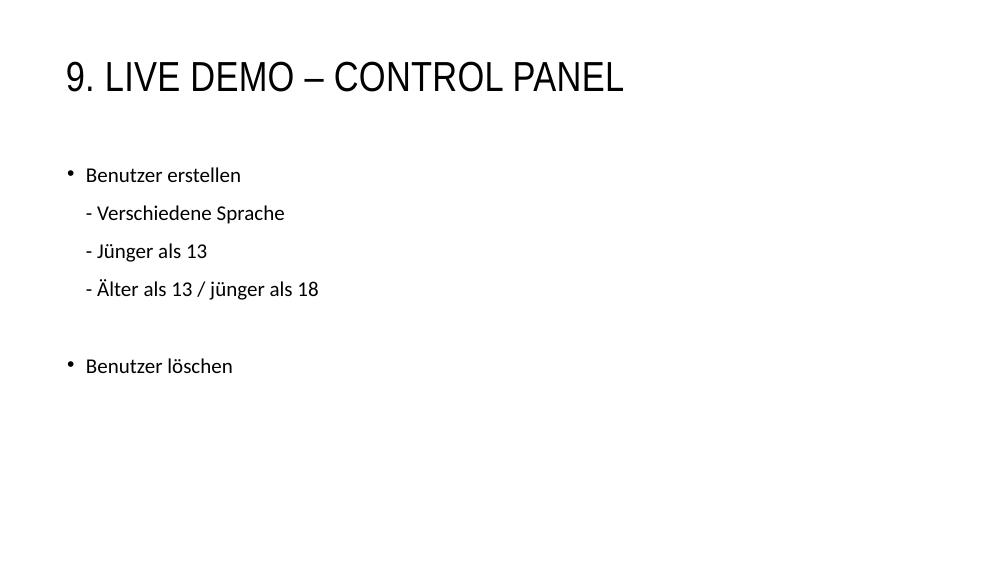
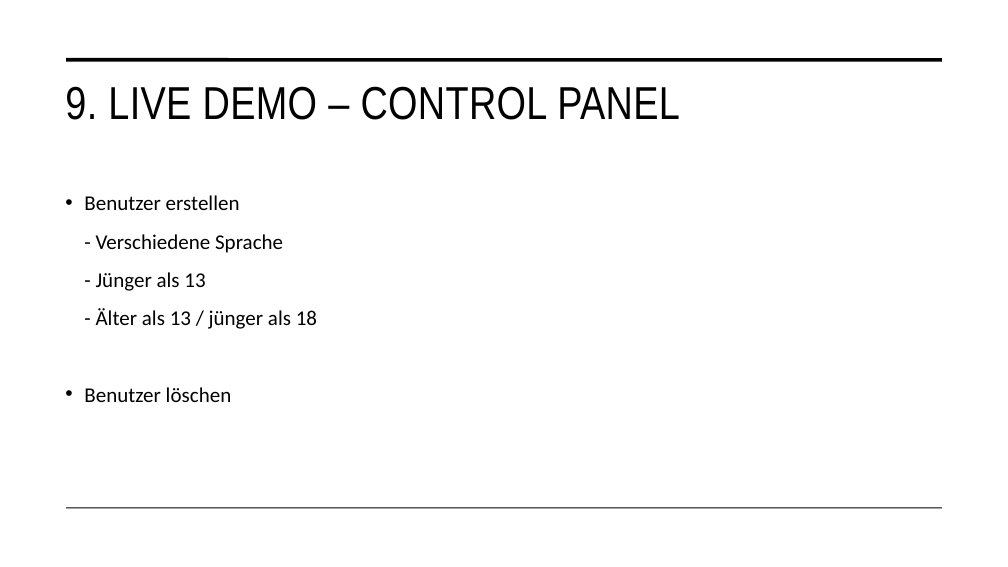
Before and after one commit to malu254/Eifrige-Otter-PM, a slide deck: slide 26 of Abgabe/Dokumentation/Präsentation.pptx (slide 20 before the commit). Drawn at 1008x567 pixels with LibreOffice and Linux fonts; fonts in the diff are those of the drawing. Boxes give left, top, right and bottom in pixels: in the first picture for what was removed or moved away, otherwise in the second. Text is boxed around its words. In the diff, an @@ line names an element or a change of style, - is before the commit and + after.

```diff
--- a/Abgabe/Dokumentation/Präsentation.pptx
+++ b/Abgabe/Dokumentation/Präsentation.pptx
@@ title "9. LIVE DEMO – CONTROL ...": place and size @@
-title "9. LIVE DEMO – CONTROL ..." at <box>66,61,625,92</box>
+title "9. LIVE DEMO – CONTROL ..." at <box>65,86,680,120</box>
@@ title "9. LIVE DEMO – CONTROL ..." at <box>65,86,680,120</box>: size 40 to 44 pt; line spacing 1 to 0.9 @@
@@ line added from (66, 60) to (942, 60), #000000 3.5 pt @@
@@ text "Benutzer erstellen": place and size @@
-text "Benutzer erstellen" at <box>86,167,318,373</box>
+text "Benutzer erstellen" at <box>84,195,317,402</box>
@@ line added from (66, 508) to (942, 508), #000000 1 pt @@
```
Also in this commit, not shown: 5 other slides changed, 6 slides added.
